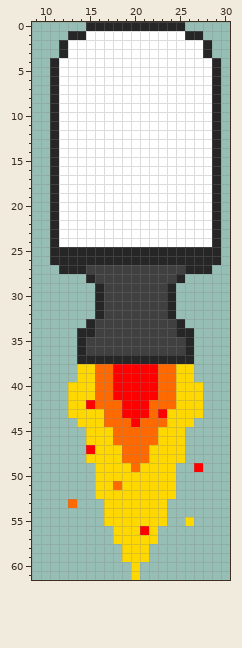
Edited in one commit: pixel-art sprite (image/aircar/engeen1.png). That is the earlier state.
The file is 41x62 pixels. Colours within 5 levels of each other are drawn and written as one. Shown: x 9..30, y 0..61.
Now the later version:
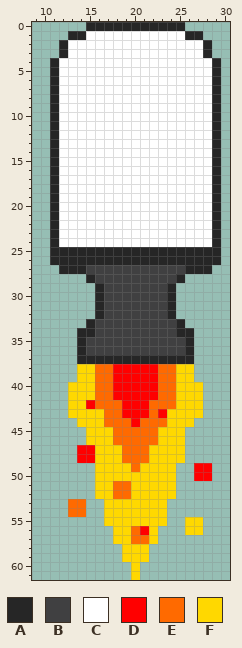
Palette (. is transparent): A #262626  B #404041  C #ffffff  D #ff0000  E #ff6a00  F #ffd800
The exact change:
The author put colour D in rows 47 to 48 at x 14; in row 49 at x 28; in row 50 at x 27 to 28.
Colour F becomes colour D in row 48 at x 15.
The author put colour E in row 53 at x 14; in row 54 at x 13 to 14.
Colour F becomes colour E in row 51 at x 19; in row 52 at x 18 to 19; in row 56 at x 20; in row 57 at x 20 to 21.
The author put colour F in row 55 at x 27; in row 56 at x 26 to 27.
Changed places in both pictures, as pixel boxes (x1, y1, x2, y2):
changed: (68, 445, 212, 544)
